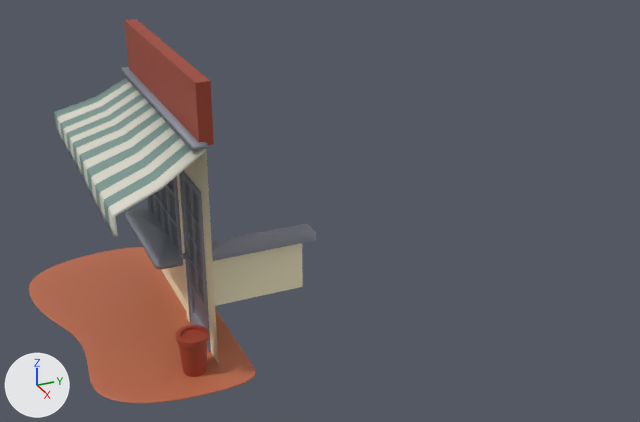
The FBX model Assets/Project/_Art/3D/MDL_Store.fbx, before and after one commit.
Before and after are seen from a camera (50 mm lens) standing at (11.29, -2.77, 5.43) and looking at (0.44, 2.11, 0.0). The lights are fixed; the arrows at lower left show +X, +Y and +Z. Where no turn or scale is listed for an object, it has been applied to the vertices.

In view in the first picture: 'SM_Door', 'SM_Outdoor_Vase', 'SM_Wall'.
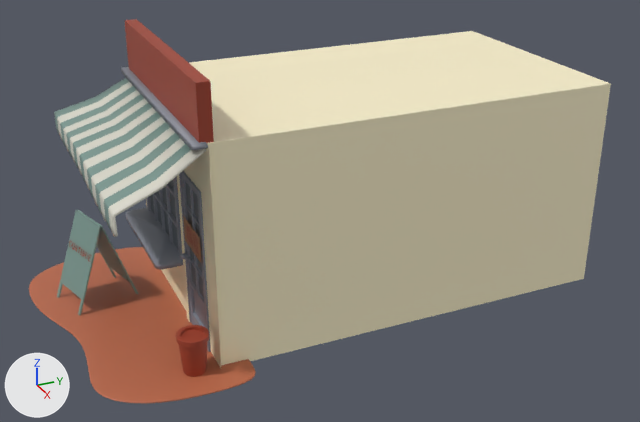
Where the newer file only moved an object's origin or applied its transform, the numbers keep the older frame.

The change, as JSON lines over the scene's bpy script:
```json
{"op": "add", "block": "mat_mt_skin_c", "code": ["mat_mt_skin_c = principled_material('MT_Skin_C')", "mat_mt_skin_c.base_color = (0.392, 0.188, 0.0854)  # brown #a87852"]}
{"block": "me_plane_010", "where": "# used by ob_sm_door; parent = ob_sm_wall; location = (-144.5, 0.0, 1.677)"}
{"op": "remove", "block": "me_plane_010", "code": "me_plane_010.from_pydata(...)  # 834 vertices, 1566 faces; spans x 0.0..83.0, y -128.0..106.0, z -10.0..5.0"}
{"op": "add", "block": "me_plane_010", "code": "me_plane_010.from_pydata(...)  # 2485 vertices, 2459 faces; spans x -83.0..0.0, y -128.0..106.0, z -5.0..10.0"}
{"block": "me_plane_010", "change": "me_plane_010 part 3: 276 vertices removed from x 0.0..83.0, y -128.0..106.0, z 0.0..5.0; 2473 vertices added at x -83.0..0.0, y -128.0..106.0, z -5.0..10.0"}
{"op": "add", "block": "me_plane_010", "code": "me_plane_010.materials.append(mat_mt_brick)  # red #a1422d"}
{"op": "add", "block": "me_plane_010", "code": "me_plane_010.materials.append(mat_mt_skin_c)  # brown #a87852"}
{"block": "me_plane_009", "where": "# used by ob_sm_wall; location = (0.0, 0.0, 0.0); rotation_euler = (1.571, 0.0, -3.142), in degrees (90, 0, -180); scale = (0.01, 0.01, 0.01)"}
{"op": "remove", "block": "me_plane_009", "code": "me_plane_009.from_pydata(...)  # 1754 vertices, 3311 faces; spans x -232.0..212.0, y -130.0..257.0, z -197.0..205.0"}
{"op": "add", "block": "me_plane_009", "code": "me_plane_009.from_pydata(...)  # 3928 vertices, 3728 faces; spans x -212.0..232.0, y -130.0..257.0, z -205.0..197.0"}
{"block": "me_plane_009", "change": "me_plane_009 part 1: the loose piece of 430 vertices spanning x -178.0..172.0, y -128.0..180.0, z -2.0..8.0 is rebuilt with 430 vertices and now spans x -177.0..189.0, y -128.0..180.0, z -8.0..2.0"}
{"block": "me_plane_009", "change": "me_plane_009 part 2: 856 vertices removed from x -232.0..212.0, y -130.0..257.0, z -197.0..205.0; 3470 vertices added at x -212.0..232.0, y -130.0..178.0, z -205.0..197.0"}
{"op": "add", "block": "me_plane_003", "code": ["me_plane_003 = bpy.data.meshes.new('Plane.003')", "me_plane_003.from_pydata([(-1.76, 0.04, -1.33), (1.81, 0.04, -1.33), (-1.76, 0.04, 1.83), (1.81, 0.04, 1.83), (-1.76, 6.04, -1.33), (1.81, 6.04, -1.33), (-1.76, 6.03, 1.83), (1.81, 6.03, 1.83), (-1.72, 0.04, -1.28), (1.78, 0.04, -1.28), (-1.72, 0.04, 1.8), (1.78, 0.04, 1.8), (-1.72, 6.0, -1.28), (1.78, 6.0, -1.28), (-1.72, 6.0, 1.8), (1.78, 6.0, 1.8)], [], [(3, 1, 5, 7), (3, 7, 6, 2), (0, 2, 6, 4), (4, 6, 7, 5), (11, 15, 13, 9), (11, 10, 14, 15), (8, 12, 14, 10), (12, 13, 15, 14), (8, 9, 13, 12), (1, 0, 4, 5)])", "me_plane_003.materials.append(mat_mt_wall)  # beige #fdf3ce"]}
{"op": "set", "path": "ob_sm_door.location", "old": "(-144.5, 0.0, 1.677)", "new": "(144.5, 0.0, -1.677)"}
{"op": "set", "path": "ob_sm_wall.rotation_euler", "old": "(1.571, 0.0, -3.142)", "new": "(1.571, 0.0, 0.0)", "note": "degrees (90, 0, -180) -> degrees (90, 0, 0)"}
{"op": "add", "block": "ob_sm_wallinside", "code": ["ob_sm_wallinside = bpy.data.objects.new('SM_WallInside', me_plane_003)", "ob_sm_wallinside.location = (0.0, 0.0, 0.0)"]}
```

Changed parts and their boxes [x1, y1, x2, y2] in the pictures (640 x 422 px):
```json
{"object": "SM_WallInside", "change": "added", "after": [189, 31, 611, 365], "on screen": "beige"}
{"object": "SM_Wall", "change": "reshaped, turned", "before": [29, 19, 316, 403], "after": [29, 19, 256, 403]}
{"object": "SM_Door", "change": "reshaped, turned, moved", "before": [180, 171, 211, 352], "after": [180, 171, 211, 352]}
{"part": 1, "of": "me_plane_009", "change": "rebuilt", "before": [146, 151, 218, 363], "after": [146, 148, 221, 368]}
{"part": 2, "of": "me_plane_009", "change": "built on", "before": [54, 61, 316, 372], "after": [54, 149, 252, 372]}
{"part": 3, "of": "me_plane_010", "change": "built on", "before": [184, 214, 205, 265], "after": [183, 214, 205, 265]}
```
